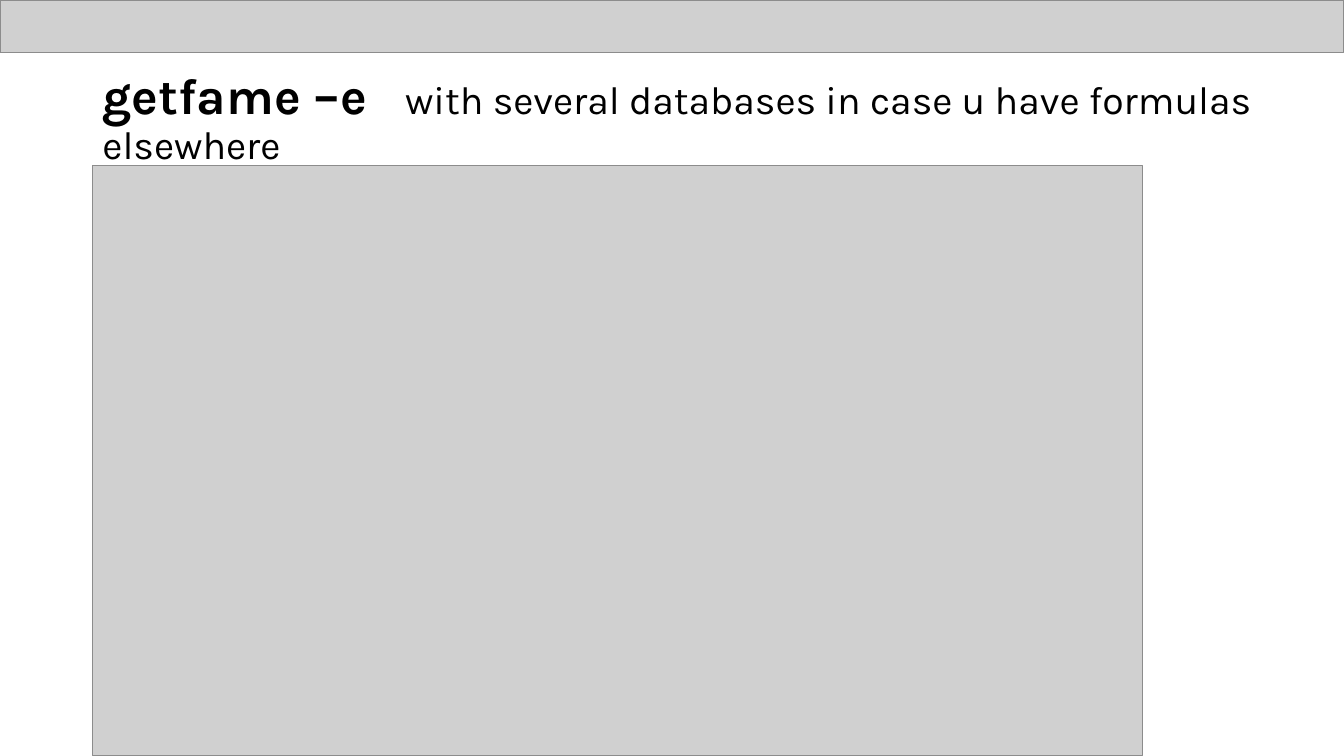
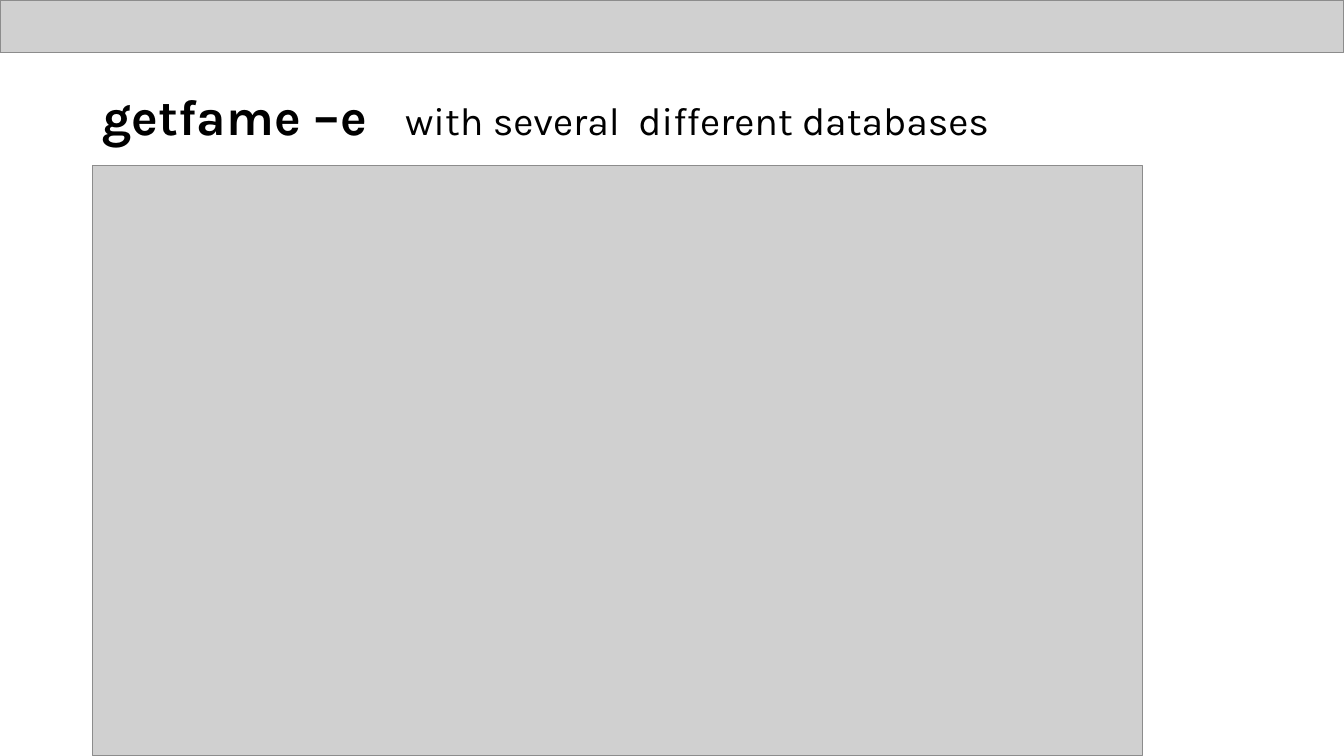
Before and after one commit to eriksoeb/getfame, a slide deck: slide 10 of getfame.pptx. Drawn at 1344x756 pixels with LibreOffice and Linux fonts; fonts in the diff are those of the drawing; grey boxes stand for pictures. Boxes give left, top, right and bottom in pixels: in the first picture for what was removed or moved away, otherwise in the second. Text is boxed around its words. In the diff, an @@ line names an element or a change of style, - is before the commit and + after.

```diff
--- a/getfame.pptx
+++ b/getfame.pptx
@@ title at [102, 100, 989, 148]: text changed @@
-getfame –e with several databases in case u have formulas elsewhere
+getfame –e with several different databases
```
Also in this commit, not shown: 8 other slides changed, 1 slide added, 1 other file.
